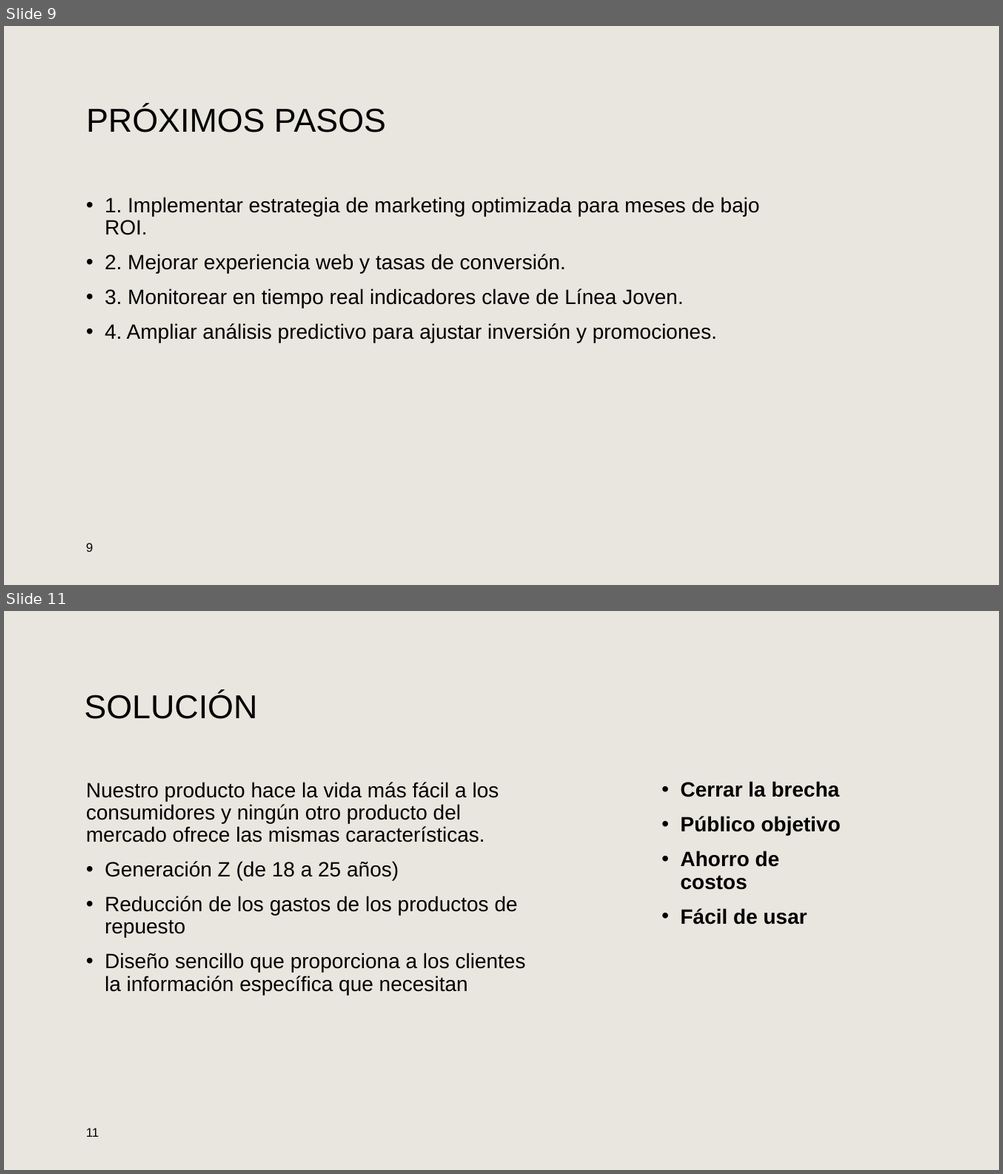
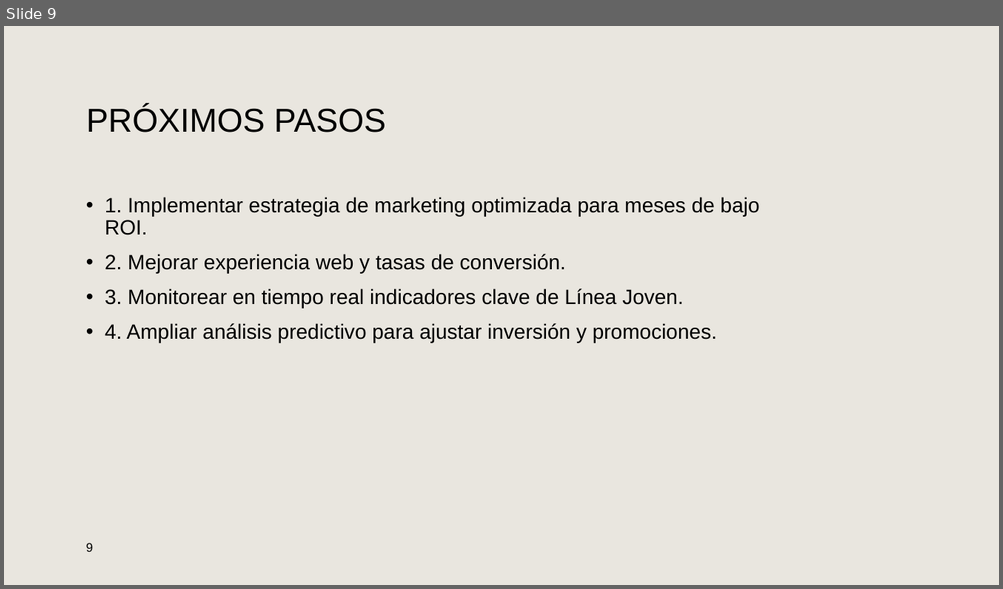
Before and after one commit to Guillo-bit/Beletza, a slide deck: reports/Al rescate de la Línea Joven.pptx. Shown one above the other, each under a label of ours: slides 9 and 11 before the commit, slide 9 after it; the slides between them are not shown. The pictures are 1003x1174 and 1003x589 pixels, drawn with LibreOffice and Linux fonts; fonts in the diff are those of the drawing; background and template pictures are left out. Boxes give left, top, right and bottom in pixels: in the first picture for what was removed or moved away, otherwise in the second. Text is boxed around its words. In the diff, an @@ line names an element or a change of style, - is before the commit and + after.

```diff
--- a/reports/Al rescate de la Línea Joven.pptx
+++ b/reports/Al rescate de la Línea Joven.pptx
@@ slide 11 removed at [4, 611, 999, 1170], background #E9E6DF @@
@@ title removed at [84, 692, 257, 719] @@
-SOLUCIÓN
@@ text removed at [86, 782, 526, 995] @@
-Nuestro producto hace la vida más fácil a los consumidores y ningún otro producto del mercado ofrece las mismas características.
-  • Generación Z (de 18 a 25 años)
-  • Reducción de los gastos de los productos de repuesto
-  • Diseño sencillo que proporciona a los clientes la información específica que necesitan
@@ text removed at [680, 781, 839, 925] @@
-• Cerrar la brecha
-• Público objetivo
-• Ahorro de costos
-• Fácil de usar
@@ page number removed at [86, 1128, 99, 1137] @@
-11
```
Also in this commit, not shown: 3 other slides removed.
